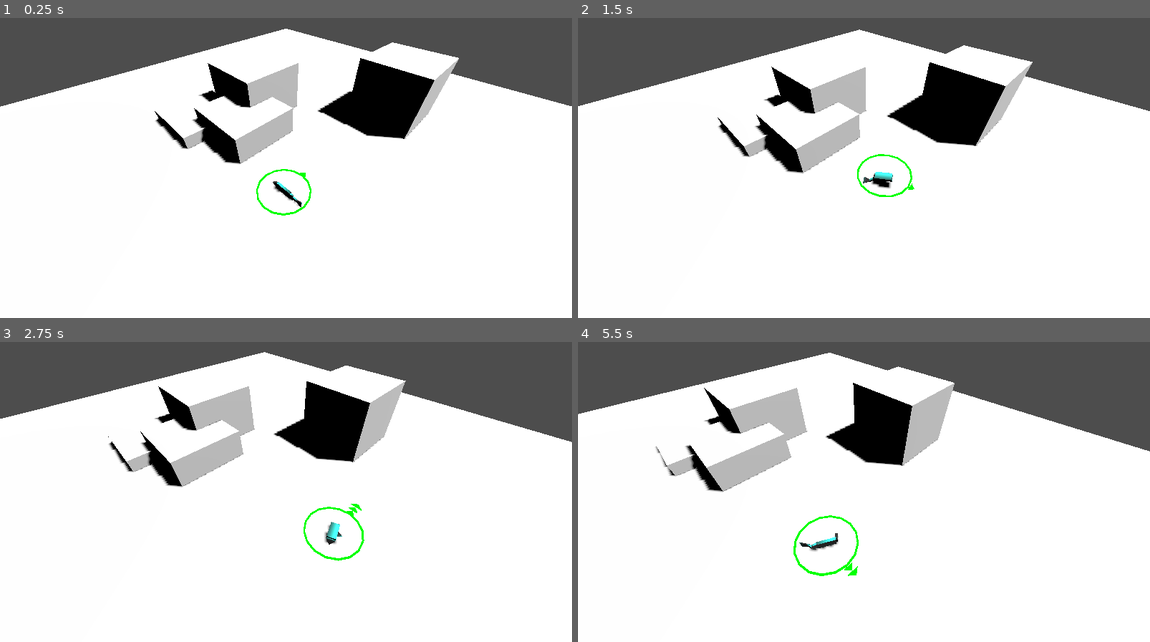
Above: before the commit, frames 1-4 (two rows, left to right).
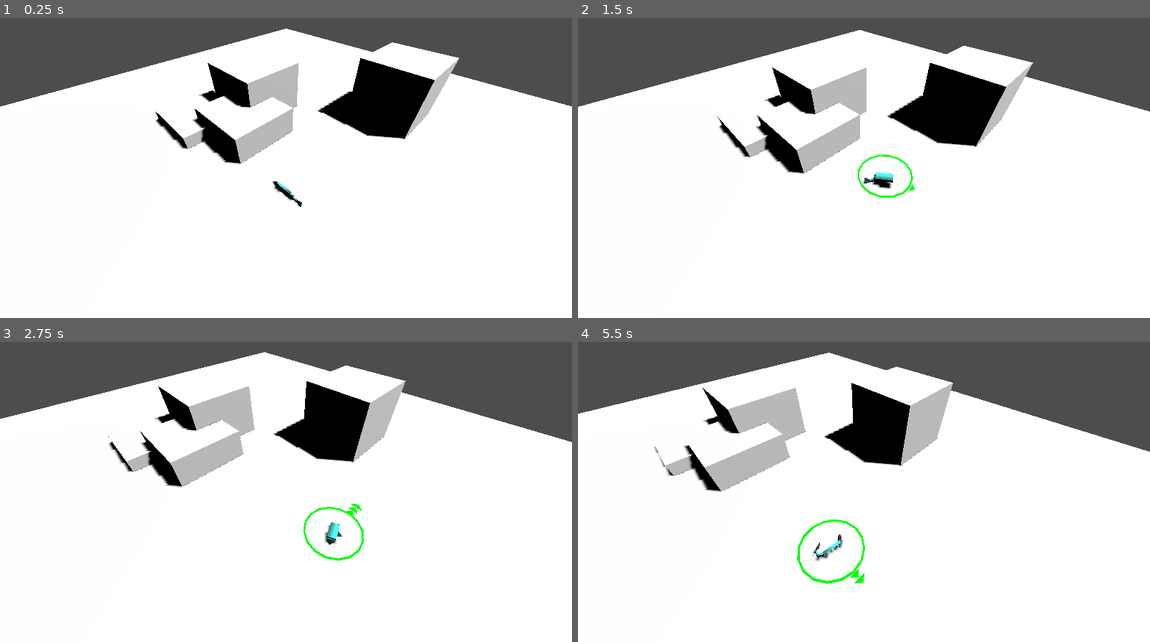
Above: after the commit, the same moments.

Repository: TatuArvela/flop
Game: Godot game, scene res://yee.tscn
The game is run twice, just before and just after one commit, with the same random seed, the same clock (stepped at 60 frames per second) and the same inputs.
Inputs:
- Up to frame 1 (0.25 s): no input
- Up to frame 2 (1.5 s): tap Enter (ui_accept) at 0.5, 1.35 s; hold Right (ui_right) 0.53-1.28 s; hold Enter (ui_accept) 0.53-1.28 s; hold Down (ui_down) from 1.28 s (still down)
- Up to frame 3 (2.75 s): tap Enter (ui_accept) at 1.52, 1.82 s; release Down (ui_down) at 2.03 s; hold Right (ui_right) from 2.03 s (still down); hold Enter (ui_accept) from 2.03 s (still down)
- Up to frame 4 (5.5 s): release Right (ui_right) at 2.78 s; release Enter (ui_accept) at 2.78 s; hold Up (ui_up) 2.78-3.53 s; tap Enter (ui_accept) at 2.85, 3.02, 3.32, 4.35, 4.52, 4.82 s; hold Enter (ui_accept) 3.53-4.28 s; hold Left (ui_left) 3.53-5.03 s; hold Down (ui_down) from 5.03 s (still down); hold Enter (ui_accept) from 5.03 s (still down)

The runs differ from the first frame. In frame 1, 0.2% of the frame differs, in the area x 27-81%, y 4-66%; in frame 2, 0.9%; in frame 3, less than 0.1%; in frame 4, 1.8%, in the area x 0-100%, y 3-81%.

Commit message:
camera shakeeeee

Diff:
--- a/camera_follw.gd
+++ b/camera_follw.gd
@@ -1,6 +1,6 @@
 extends Node3D
 
-@onready var fisu: Fisu = get_parent()
+@onready var fisu: Fisu = get_parent().get_parent()
 
 @onready var camera_smoothing_speed_xz = 1.0
 @onready var camera_smoothing_speed_y = 0.01
--- a/fisu.gd
+++ b/fisu.gd
@@ -4,8 +4,9 @@
 @export var jump_force = 2.5
 @export var direction_marker_y = 0.0
 @export var turn_rate = 10.0
+@export var jump_camera_shake = 0.05
 
-@onready var body: Node3D = get_node("%Body")
+@onready var body: RigidBody3D = get_node("%Body")
 @onready var direction_marker: JumpDirectionMarker = get_node("%JumpDirectionMarker")
 
 var direction: Vector2 = Vector2.RIGHT
@@ -17,11 +18,15 @@
 	get:
 		return direction_marker.is_charging
 
-const GROUNDED_CHECK_DISTANCE: float = 0.01
+const GROUNDED_CHECK_DISTANCE: float = 0.025
 
 func _physics_process(delta: float) -> void:
 	# HACK: might do wacky things near walls lmao
 	if self.test_move(global_transform, Vector3.DOWN * GROUNDED_CHECK_DISTANCE):
+		if not is_grounded:
+			var hit_strength = clamp(abs(body.linear_velocity.y) / 20.0, 0.01, 0.25)
+			var camera_shake: Shaker = get_tree().get_first_node_in_group("CameraShaker")
+			camera_shake.shake(hit_strength)
 		is_grounded = true
 
 	var input_dir = Input.get_vector("ui_left", "ui_right", "ui_up", "ui_down")
@@ -56,6 +61,8 @@
 		var strength = lerp(min_strength, max_strength, strength_percentage)
 
 		direction_marker.shake(0.1)
+		var camera_shake: Shaker = get_tree().get_first_node_in_group("CameraShaker")
+		camera_shake.shake(jump_camera_shake * strength)
 
 		var jump_force_direction = Vector3(direction.x, jump_direction_y, direction.y)
 		self.apply_impulse(jump_force_direction * jump_force * strength)
--- a/jump_direction_marker.gd
+++ b/jump_direction_marker.gd
@@ -28,6 +28,8 @@
 
 func _ready() -> void:
 	animations.animation_finished.connect(anim_finished)
+	visible = false
+	shaker.scale = Vector3.ZERO
 
 func anim_finished(anim_name: String) -> void:
 	if anim_name == "fade_in":
--- a/jump_direction_marker.tscn
+++ b/jump_direction_marker.tscn
@@ -42,24 +42,6 @@
 "transitions": PackedFloat32Array(1),
 "update": 1,
 "values": [true]
-}
-
-[sub_resource type="Animation" id="Animation_37mey"]
-resource_name = "idle"
-length = 0.5
-loop_mode = 1
-step = 0.05
-tracks/0/type = "value"
-tracks/0/imported = false
-tracks/0/enabled = true
-tracks/0/path = NodePath("./Shaker:scale")
-tracks/0/interp = 2
-tracks/0/loop_wrap = true
-tracks/0/keys = {
-"times": PackedFloat32Array(0, 0.25, 0.5),
-"transitions": PackedFloat32Array(1, 1, 1),
-"update": 0,
-"values": [Vector3(1, 1, 1), Vector3(1.1, 1.1, 1.1), Vector3(1, 1, 1)]
 }
 
 [sub_resource type="Animation" id="Animation_j8hx4"]
@@ -120,6 +102,24 @@
 "values": [false]
 }
 
+[sub_resource type="Animation" id="Animation_37mey"]
+resource_name = "idle"
+length = 0.5
+loop_mode = 1
+step = 0.05
+tracks/0/type = "value"
+tracks/0/imported = false
+tracks/0/enabled = true
+tracks/0/path = NodePath("./Shaker:scale")
+tracks/0/interp = 2
+tracks/0/loop_wrap = true
+tracks/0/keys = {
+"times": PackedFloat32Array(0, 0.25, 0.5),
+"transitions": PackedFloat32Array(1, 1, 1),
+"update": 0,
+"values": [Vector3(1, 1, 1), Vector3(1.1, 1.1, 1.1), Vector3(1, 1, 1)]
+}
+
 [sub_resource type="AnimationLibrary" id="AnimationLibrary_3qcq8"]
 _data = {
 &"RESET": SubResource("Animation_3qcq8"),
--- a/project.godot
+++ b/project.godot
@@ -15,6 +15,10 @@
 config/features=PackedStringArray("4.4", "GL Compatibility")
 config/icon="res://icon.svg"
 
+[global_group]
+
+CameraShaker=""
+
 [physics]
 
 3d/physics_engine="Jolt Physics"
--- a/shaker.gd
+++ b/shaker.gd
@@ -6,6 +6,9 @@
 @export var shake_decay = 1.0
 
 var rng = RandomNumberGenerator.new()
+
+func shake(amount: float) -> void:
+	shake_strength = amount
 
 func _process(delta: float) -> void:
 	if shake_strength <= 0:
--- a/yee.tscn
+++ b/yee.tscn
@@ -1,7 +1,8 @@
-[gd_scene load_steps=7 format=3 uid="uid://b4n0qxokxewf2"]
+[gd_scene load_steps=8 format=3 uid="uid://b4n0qxokxewf2"]
 
 [ext_resource type="PackedScene" uid="uid://cxcfsh1y3h63f" path="res://fisu.tscn" id="1_etga3"]
 [ext_resource type="Script" uid="uid://d0t0ngkwg1qt1" path="res://camera_follw.gd" id="2_75oda"]
+[ext_resource type="Script" uid="uid://bawitjm1nijc6" path="res://shaker.gd" id="2_q8ajn"]
 
 [sub_resource type="BoxMesh" id="BoxMesh_4274j"]
 size = Vector3(10, 0.2, 10)
@@ -64,16 +65,20 @@
 [node name="Fisu" parent="." instance=ExtResource("1_etga3")]
 transform = Transform3D(1, 0, 0, 0, 1, 0, 0, 0, 1, 0, 0.212672, 0)
 
-[node name="CameraPivot" type="Node3D" parent="Fisu"]
+[node name="Shaker" type="Node3D" parent="Fisu" groups=["CameraShaker"]]
+script = ExtResource("2_q8ajn")
+shake_decay = 0.5
+
+[node name="CameraPivot" type="Node3D" parent="Fisu/Shaker"]
 transform = Transform3D(1, 0, 0, 0, 1, 0, 0, 0, 1, 0, 0.5, 0)
 script = ExtResource("2_75oda")
 
-[node name="CameraBoom" type="SpringArm3D" parent="Fisu/CameraPivot"]
+[node name="CameraBoom" type="SpringArm3D" parent="Fisu/Shaker/CameraPivot"]
 transform = Transform3D(0.707107, 0.5, -0.5, 0, 0.707107, 0.707107, 0.707107, -0.5, 0.5, 0, 0, 0)
 collision_mask = 2
 spring_length = 2.0
 
-[node name="Camera3D" type="Camera3D" parent="Fisu/CameraPivot/CameraBoom"]
+[node name="Camera3D" type="Camera3D" parent="Fisu/Shaker/CameraPivot/CameraBoom"]
 transform = Transform3D(1, 0, 0, 2.98023e-08, 1, 0, 0, -1.49012e-08, 1, 0, 0, 0)
 
 [node name="DirectionalLight3D" type="DirectionalLight3D" parent="."]
